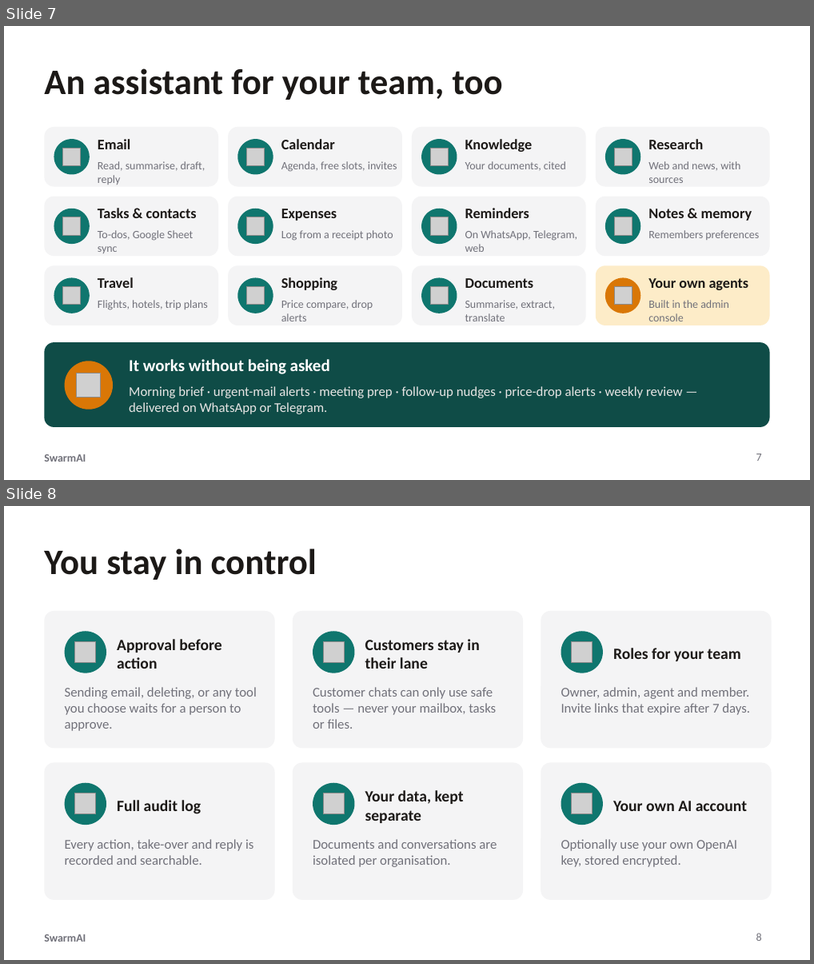
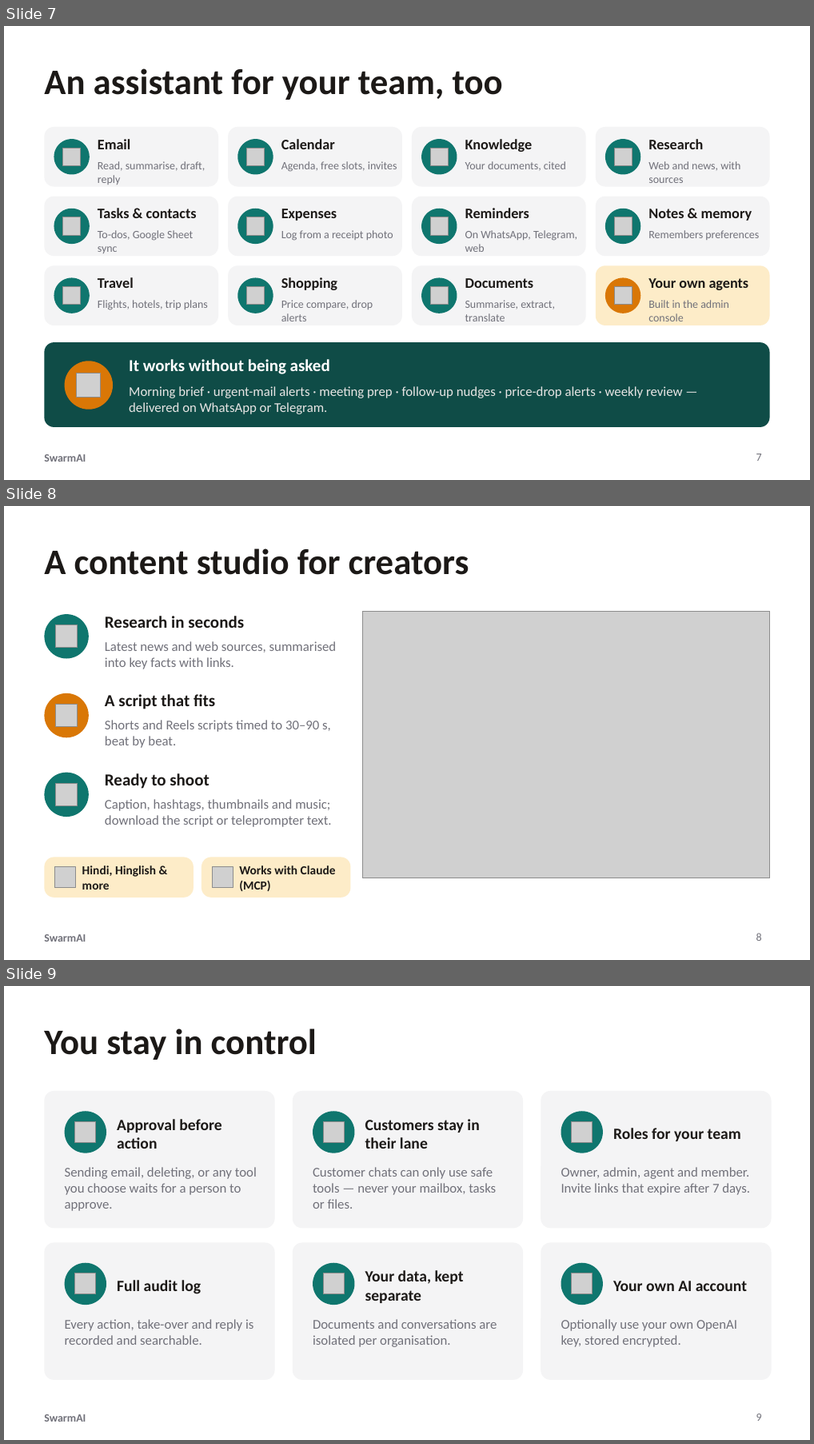
Before and after one commit to priyambansal13/Swarm-Ai-multiagent, a slide deck: docs/sales/SwarmAI-Customer-Deck.pptx. Shown one above the other, each under a label of ours: slides 7 and 8 before the commit, slides 7, 8 and 9 after it. The pictures are 814x964 and 814x1444 pixels, drawn with LibreOffice and Linux fonts; fonts in the diff are those of the drawing; grey boxes stand for pictures. Boxes give left, top, right and bottom in pixels: in the first picture for what was removed or moved away, otherwise in the second. Text is boxed around its words. In the diff, an @@ line names an element or a change of style, - is before the commit and + after.

```diff
--- a/docs/sales/SwarmAI-Customer-Deck.pptx
+++ b/docs/sales/SwarmAI-Customer-Deck.pptx
@@ slide 8 added at [4, 506, 810, 960], background #FFFFFF; not listed: 1 template element that a slide beside it also shows @@
@@ title added at [44, 548, 470, 575], 32 pt, text #1C1917, bold @@
+A content studio for creators
@@ ellipse added at [44, 614, 89, 659], fill #0F766E @@
@@ picture added at [56, 625, 78, 648] @@
@@ text added at [105, 616, 244, 628], 15 pt, text #1C1917, bold @@
+Research in seconds
@@ picture added at [363, 611, 770, 878] @@
@@ text added at [105, 641, 337, 669], 12 pt, text #71717A @@
+Latest news and web sources, summarised into key facts with links.
@@ ellipse added at [44, 693, 89, 737], fill #D97706 @@
@@ text added at [105, 694, 215, 709], 15 pt, text #1C1917, bold @@
+A script that fits
@@ picture added at [56, 704, 78, 727] @@
@@ text added at [105, 720, 331, 748], 12 pt, text #71717A @@
+Shorts and Reels scripts timed to 30–90 s, beat by beat.
@@ ellipse added at [44, 772, 89, 816], fill #0F766E @@
@@ picture added at [56, 784, 78, 806] @@
@@ text added at [105, 773, 209, 788], 15 pt, text #1C1917, bold @@
+Ready to shoot
@@ text added at [105, 799, 332, 827], 12 pt, text #71717A @@
+Caption, hashtags, thumbnails and music; download the script or teleprompter text.
@@ rounded rectangle added at [44, 856, 194, 897], fill #FDECC8 @@
@@ text added at [82, 865, 156, 889], 11 pt, text #1C1917, bold @@
+Hindi, Hinglish & more
@@ rounded rectangle added at [202, 856, 350, 897], fill #FDECC8 @@
@@ text added at [239, 865, 336, 891], 11 pt, text #1C1917, bold @@
+Works with Claude (MCP)
@@ picture added at [55, 867, 76, 888] @@
@@ picture added at [212, 867, 233, 888] @@
@@ page number added at [757, 932, 762, 940], 10 pt, text #71717A @@
+8
@@ what was slide 8 is now slide 9 @@
@@ page number at [757, 1413, 762, 1420]: text changed @@
-8
+9
```
Also in this commit, not shown: 1 slide changed, 3 other files.
